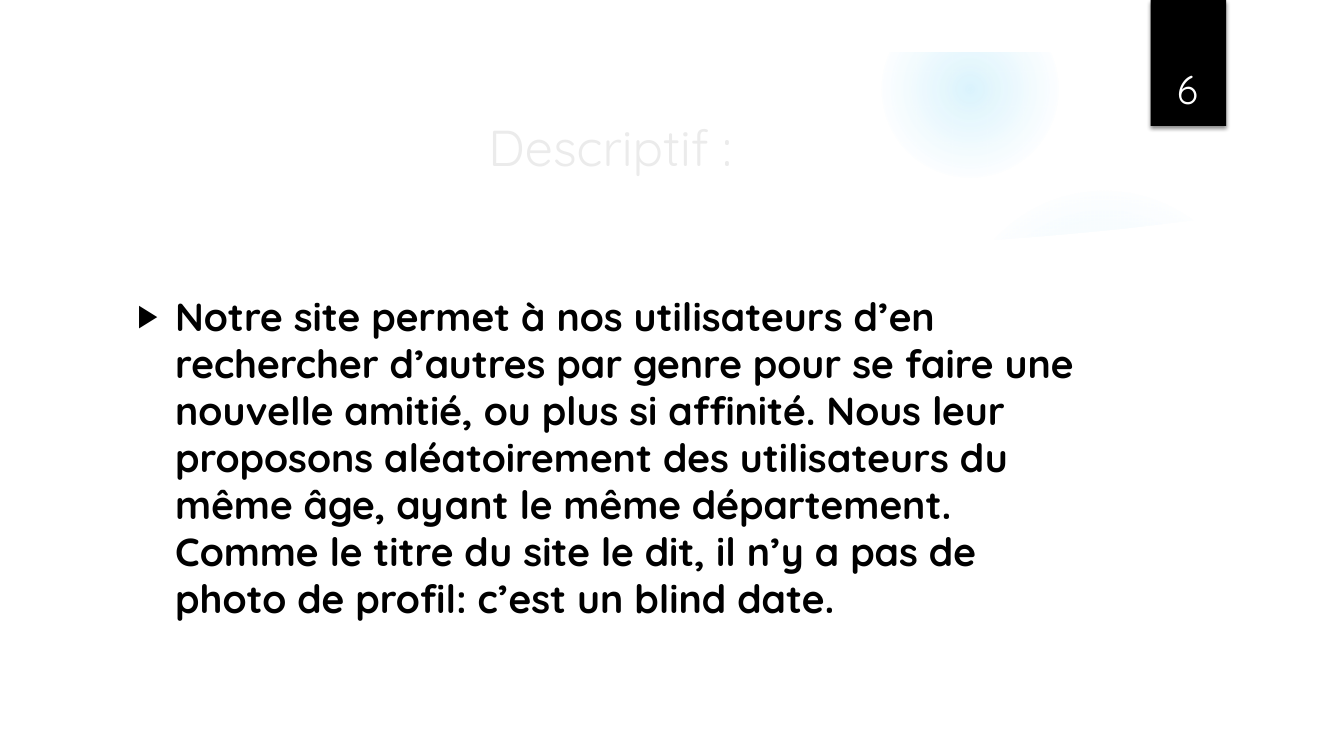
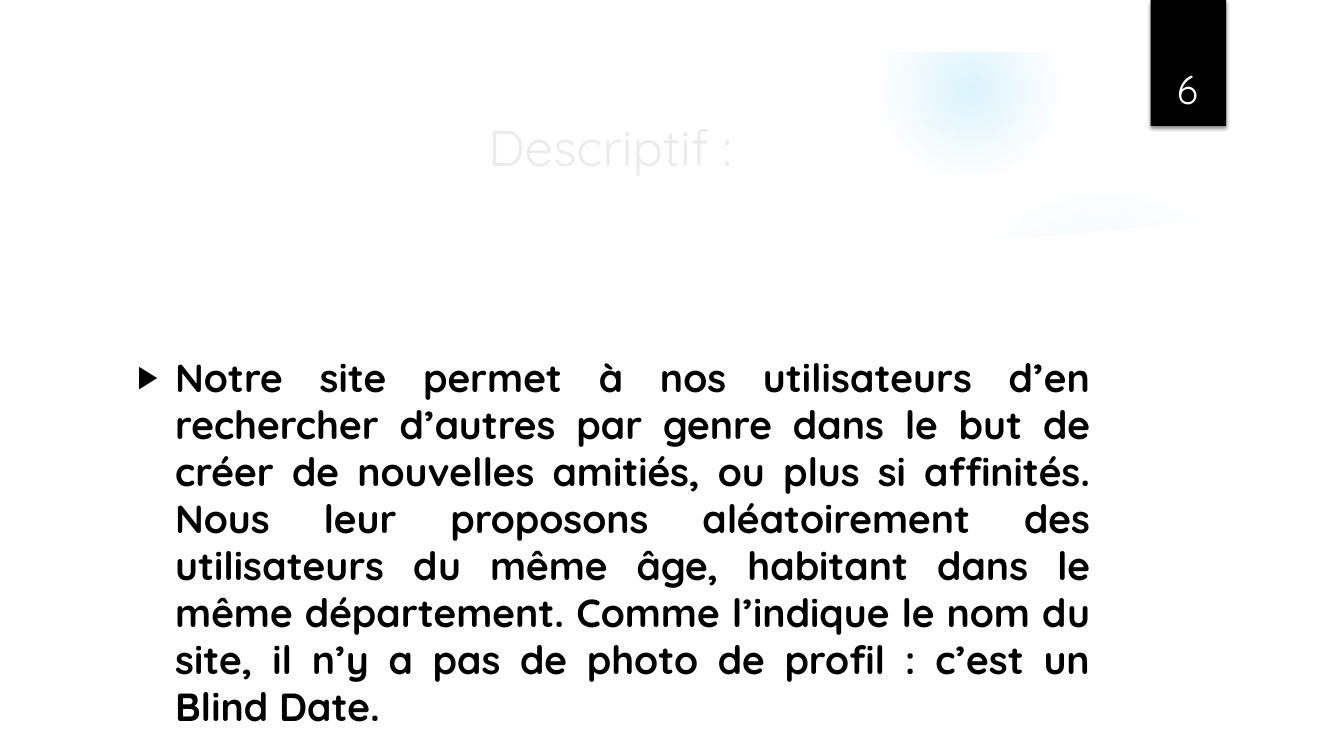
Before and after one commit to AnthonyNabais/ProjetPhp, a slide deck: slide 6 of BlinDatesvrai.pptx. Drawn at 1344x756 pixels with LibreOffice and Linux fonts; fonts in the diff are those of the drawing; background and template pictures are left out. Boxes give left, top, right and bottom in pixels: in the first picture for what was removed or moved away, otherwise in the second. Text is boxed around its words. In the diff, an @@ line names an element or a change of style, - is before the commit and + after.

```diff
--- a/BlinDatesvrai.pptx
+++ b/BlinDatesvrai.pptx
@@ text at bbox=[175, 363, 1090, 722]: text changed @@
-▶ Notre site permet à nos utilisateurs d’en rechercher d’autres par genre pour se faire une nouvelle amitié, ou plus si affinité. Nous leur proposons aléatoirement des utilisateurs du même âge, ayant le même département. Comme le titre du site le dit, il n’y a pas de photo de profil: c’est un blind date.
+▶ Notre site permet à nos utilisateurs d’en rechercher d’autres par genre dans le but de créer de nouvelles amitiés, ou plus si affinités. Nous leur proposons aléatoirement des utilisateurs du même âge, habitant dans le même département. Comme l’indique le nom du site, il n’y a pas de photo de profil : c’est un Blind Date.
```
Also in this commit, not shown: 9 other slides changed.
